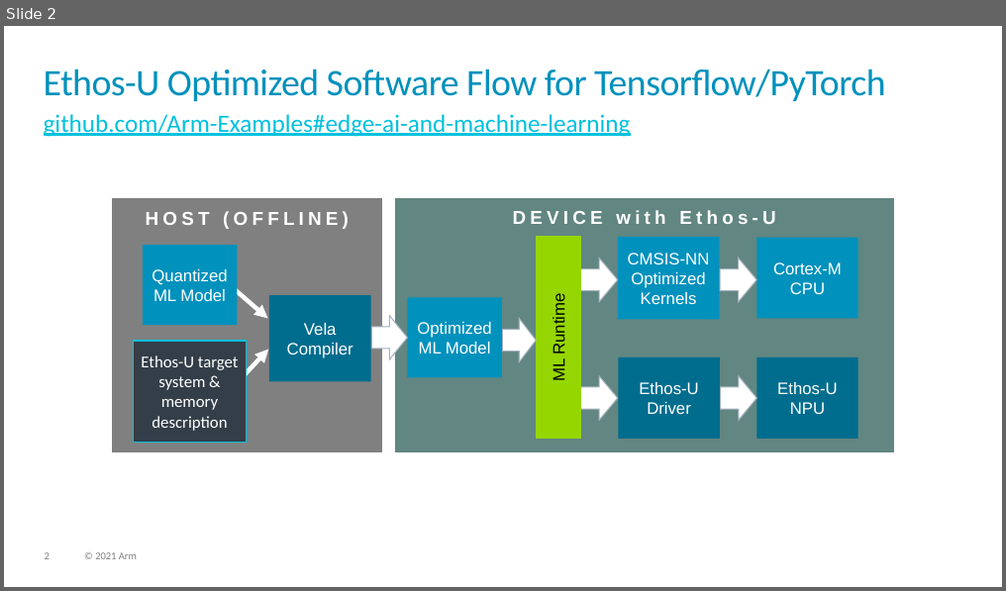
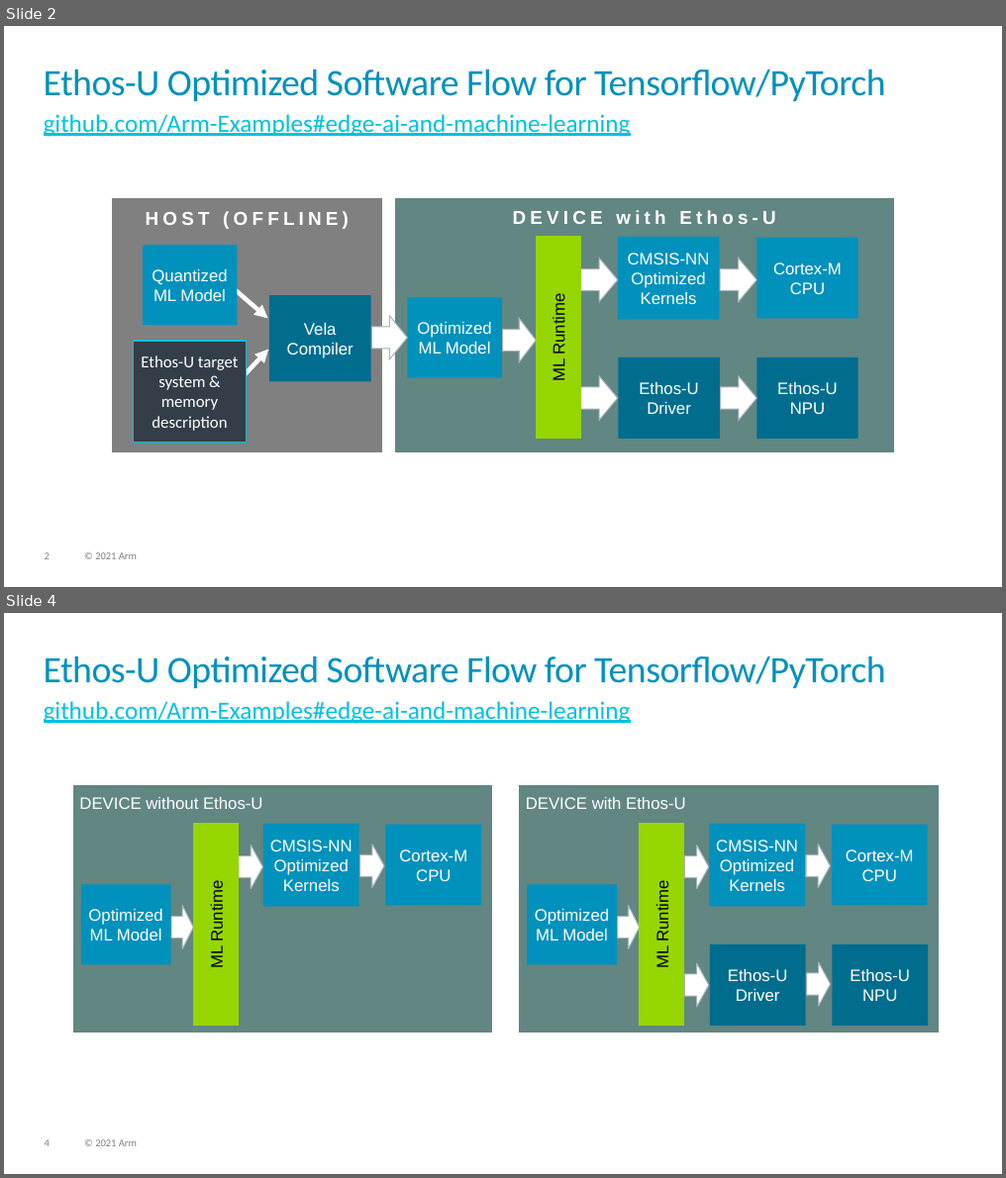
Before and after one commit to VladimirUmek/Ethos-U, a slide deck: documentation/doxygen/general/src/images/overview.pptx. Shown one above the other, each under a label of ours: slide 2 before the commit, slides 2 and 4 after it; the slides between them are not shown. The pictures are 1006x591 and 1006x1178 pixels, drawn with LibreOffice and Linux fonts; fonts in the diff are those of the drawing. Boxes give left, top, right and bottom in pixels: in the first picture for what was removed or moved away, otherwise in the second. Text is boxed around its words. In the diff, an @@ line names an element or a change of style, - is before the commit and + after.

```diff
--- a/documentation/doxygen/general/src/images/overview.pptx
+++ b/documentation/doxygen/general/src/images/overview.pptx
@@ slide 4 added at (x1=4, y1=613, x2=1002, y2=1174), background #FFFFFF; not listed: 2 template elements that a slide beside it also shows @@
@@ title added at (x1=44, y1=656, x2=885, y2=688), 36 pt, text #0091BD @@
+Ethos-U Optimized Software Flow for Tensorflow/PyTorch
@@ text added at (x1=44, y1=701, x2=631, y2=724), 24 pt, text #00C1DE, underline @@
+github.com/Arm-Examples#edge-ai-and-machine-learning
@@ group added at (x1=72, y1=784, x2=939, y2=1033): 8 rounded rectangles, 8 right arrows, 4 rectangles @@
+DEVICE with Ethos-U
+CMSIS-NN
+Optimized Kernels
+Cortex-M
+CPU
+Ethos-U Driver
+Ethos-U
+NPU
+ML Runtime
+Optimized
+ML Model
+DEVICE without Ethos-U
+CMSIS-NN
+Optimized Kernels
+Cortex-M
+CPU
+ML Runtime
+Optimized
+ML Model
```
Also in this commit, not shown: 12 other files.
